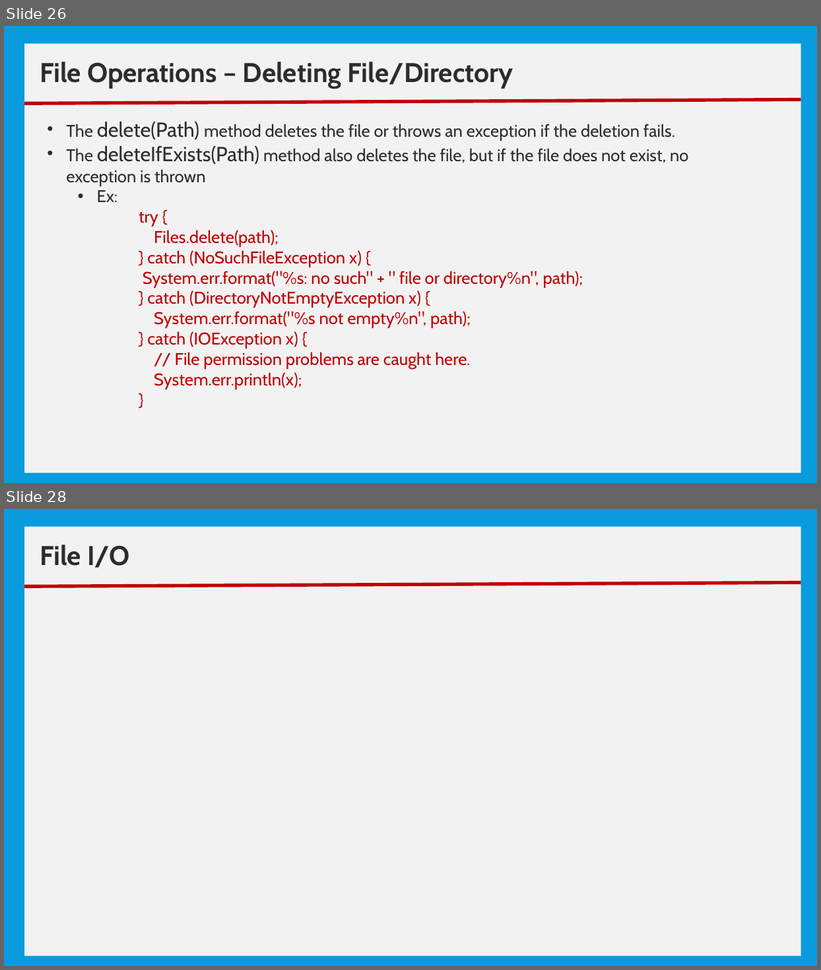
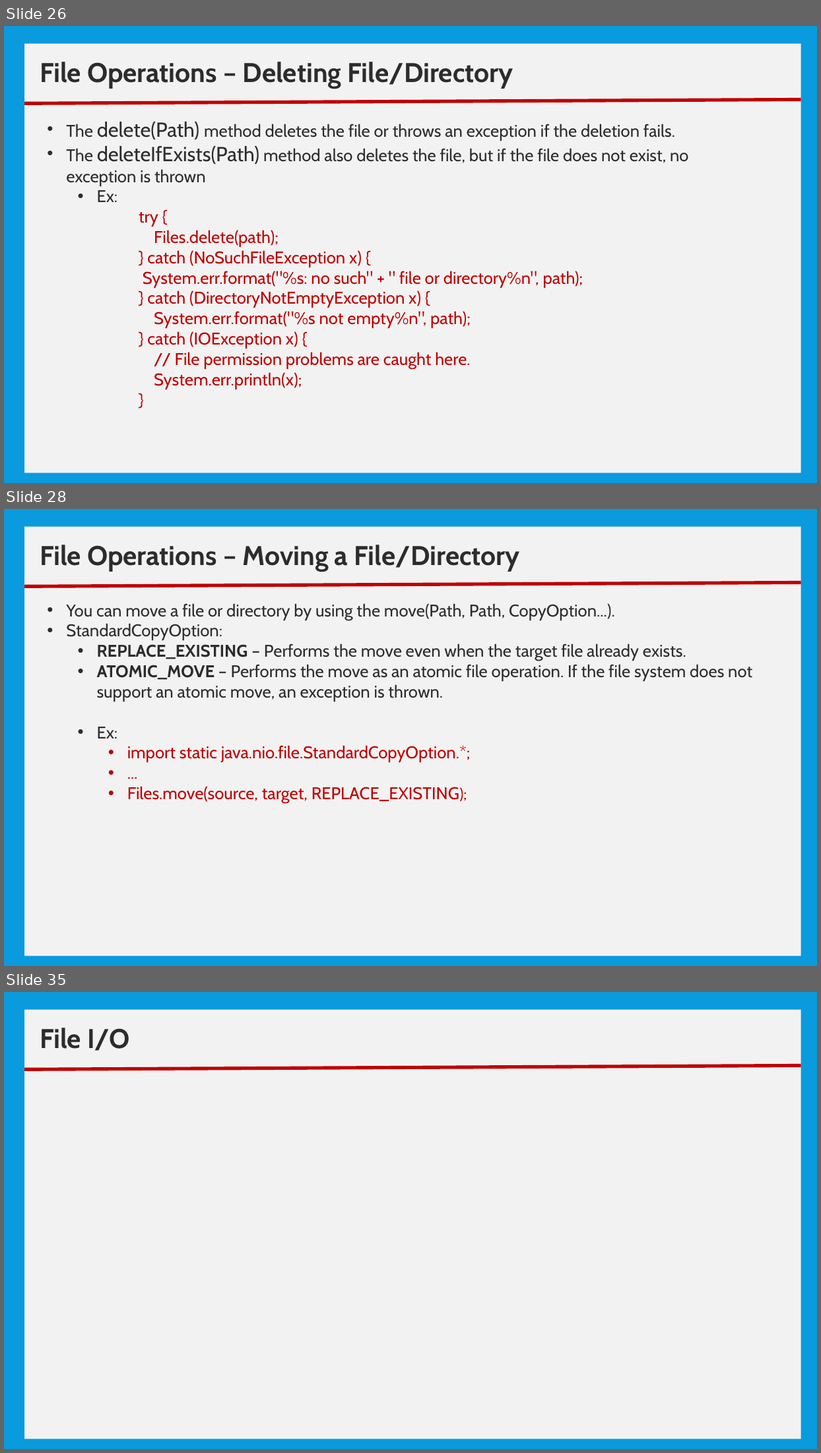
Before and after one commit to nmsgit1234/TechnicalDocs, a slide deck: training/core_java/10_Basic IO.pptx. Shown one above the other, each under a label of ours: slides 26 and 28 before the commit, slides 26, 28 and 35 after it; the slides between them are not shown. The pictures are 821x970 and 821x1453 pixels, drawn with LibreOffice and Linux fonts; fonts in the diff are those of the drawing. Boxes give left, top, right and bottom in pixels: in the first picture for what was removed or moved away, otherwise in the second. Text is boxed around its words. In the diff, an @@ line names an element or a change of style, - is before the commit and + after.

```diff
--- a/training/core_java/10_Basic IO.pptx
+++ b/training/core_java/10_Basic IO.pptx
@@ slide 28 added at <box>4,509,817,966</box>, background #099BDD @@
@@ rectangle added at <box>24,527,801,956</box>, fill #F2F2F2 @@
@@ text added at <box>40,545,520,571</box>, 32 pt, text #2C2C2C, bold @@
+File Operations – Moving a File/Directory
@@ line added from (24, 586) to (801, 583), #C00000 4 pt @@
@@ text added at <box>66,603,752,803</box>, 20 pt, text #2C2C2C @@
+• You can move a file or directory by using the move(Path, Path, CopyOption...).
+• StandardCopyOption:
+  • REPLACE_EXISTING – Performs the move even when the target file already exists.
+  • ATOMIC_MOVE – Performs the move as an atomic file operation. If the file system does not support an atomic move, an exception is thrown.
+  • Ex:
+    • import static java.nio.file.StandardCopyOption.*;
+    • ...
+    • Files.move(source, target, REPLACE_EXISTING);
@@ what was slide 28 is now slide 35 @@
```
Also in this commit, not shown: 1 slide changed, 6 other slides added, 4 other files.
